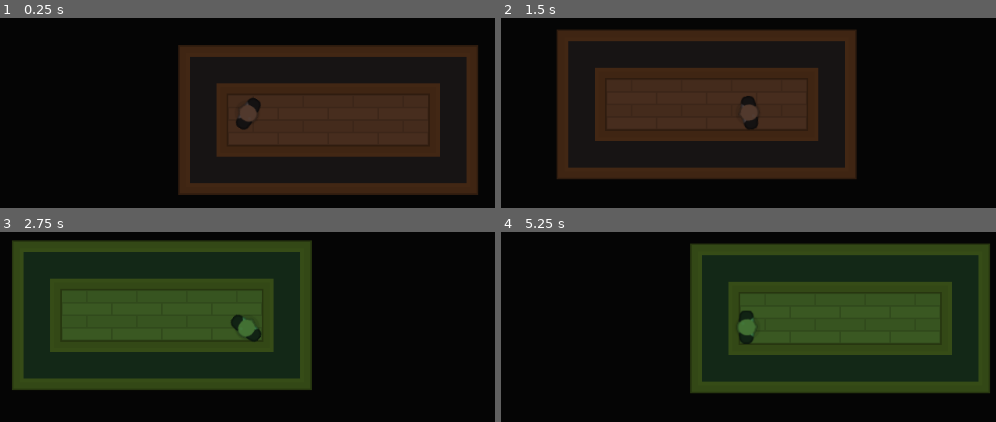
Above: before the commit, frames 1-4 (two rows, left to right).
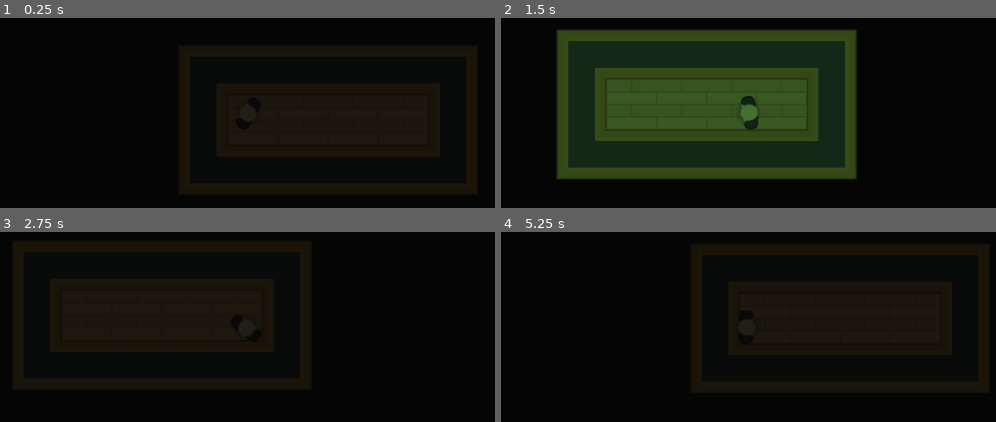
Above: after the commit, the same moments.

Repository: bruhify32/SpyTheGame
Game: Godot game, scene res://Levels/TemplateLevel.tscn
Same seed, same stepped clock (60 frames per second), same inputs: the game is played once before the commit and once after it.
Inputs (mouse positions are in pixels of both pictures, inside the frame that each line leads up to):
- Up to frame 1 (0.25 s): no input
- Up to frame 2 (1.5 s): tap Enter at 0.5 s; move the mouse to (921, 90) at 0.52 s; hold D (move_right) 0.53-1.28 s; tap Space (torch_vision_mode) at 0.6, 1.35 s; move the mouse to (590, 135) at 1.27 s; hold S (move_down) from 1.28 s (still down)
- Up to frame 3 (2.75 s): move the mouse to (outside the picture) at 2.02 s; release S (move_down) at 2.03 s; hold D (move_right) from 2.03 s (still down); tap Space (torch_vision_mode) at 2.1 s
- Up to frame 4 (5.25 s): tap Space (torch_vision_mode) at 2.75, 2.85, 3.6, 4.35, 5, 5.1 s; move the mouse to (708, 420) at 2.77 s; release D (move_right) at 2.78 s; hold W (move_up) 2.78-3.53 s; tap Enter at 3.5 s; move the mouse to (986, 397) at 3.52 s; hold A (move_left) 3.53-5.03 s; move the mouse to (505, 256) at 4.27 s; move the mouse to (788, 327) at 5.02 s; hold S (move_down) from 5.03 s (still down)

The runs differ from the first frame. In frame 1, 28% of the frame differs, in the area x 36-97%, y 14-94%; in frame 2, 28%; in frame 3, 47%, in the area x 2-64%, y 4-84%; in frame 4, 47%.

Commit message:
added night vission mode

Diff:
--- a/Lightmaps/VisionMode.tscn
+++ b/Lightmaps/VisionMode.tscn
@@ -5,7 +5,14 @@
 [node name="VisionMode" type="CanvasModulate" groups=[
 "Interface",
 ]]
-color = Color( 0.262745, 0.541176, 0.313726, 1 )
+visible = false
+color = Color( 0.423529, 0.439216, 0.427451, 1 )
 script = ExtResource( 1 )
 
 [node name="AudioStreamPlayer2D" type="AudioStreamPlayer2D" parent="."]
+
+[node name="Timer" type="Timer" parent="."]
+wait_time = 1.5
+one_shot = true
+
+[connection signal="timeout" from="Timer" to="." method="_on_Timer_timeout"]
--- a/Lightmaps/vision_mode.gd
+++ b/Lightmaps/vision_mode.gd
@@ -1,21 +1,28 @@
 extends CanvasModulate
 
-const DARK : Color = Color("524747");
+const DARK : Color = Color("222623");
 
 const NIGHT_VISION : Color = Color("438a50");
 
+var cooldown : bool = false;
+
+onready var timer : Timer = $Timer;
 onready var audio_stream_player : AudioStreamPlayer2D = $AudioStreamPlayer2D;
 onready var dark_mode_sound  = load("res://SFX/nightvision_off.wav");
 onready var night_vision_sound = load("res://SFX/nightvision.wav");
 
 func _ready():
+	visible = true;
 	color = DARK;
 
 func cycle_vision_mode():
-	if color == NIGHT_VISION:
-		dark_mode();
-	else:
-		night_vision_mode();
+	if not cooldown:
+		if color == NIGHT_VISION:
+			dark_mode();
+		else:
+			night_vision_mode();
+		cooldown = true;
+		timer.start();
 
 func night_vision_mode():
 	color = NIGHT_VISION;
@@ -26,3 +33,6 @@
 	color = DARK;
 	audio_stream_player.stream = dark_mode_sound;
 	audio_stream_player.play();
+
+func _on_Timer_timeout():
+	cooldown = false;
